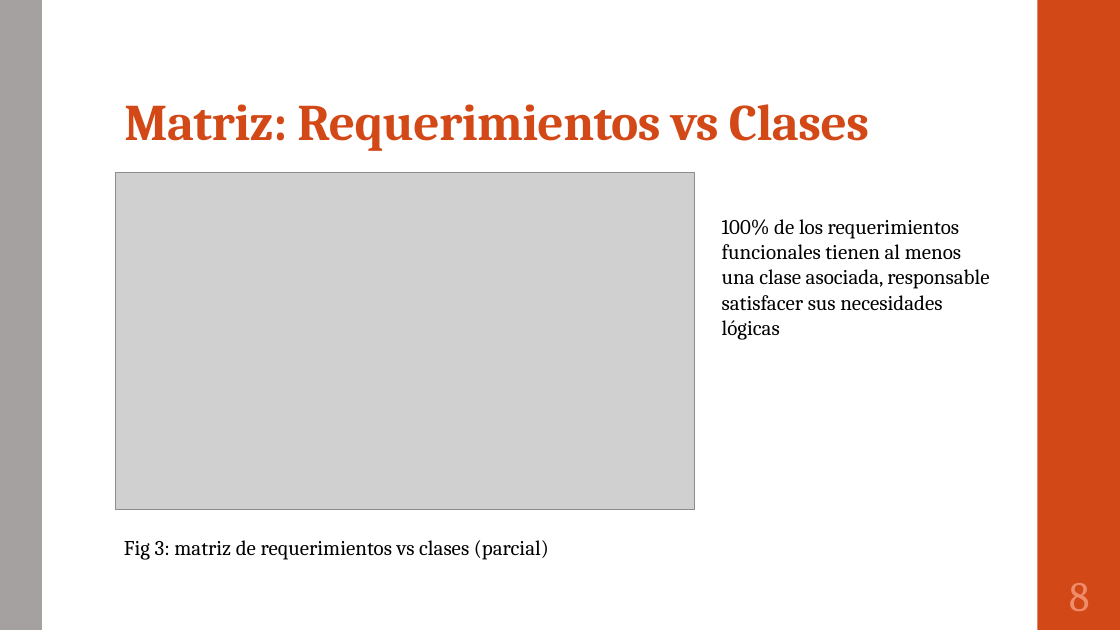
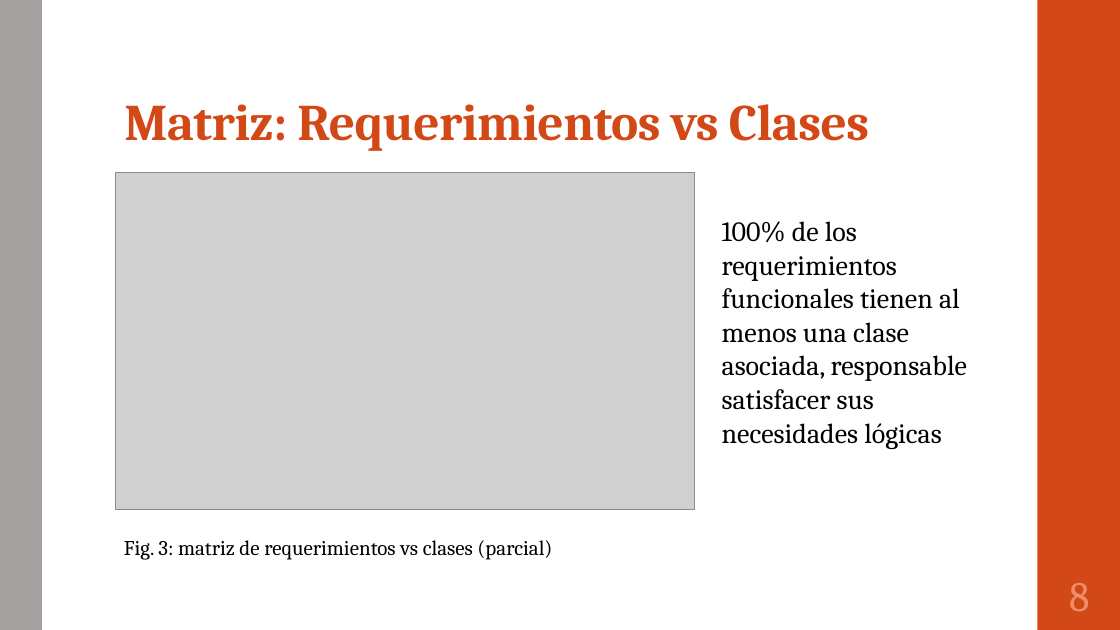
Before and after one commit to portafolio2016/hipocrates, a slide deck: slide 9 of presentación lunes 24 octubre 2016.pptx. Drawn at 1120x630 pixels with LibreOffice and Linux fonts; fonts in the diff are those of the drawing; grey boxes stand for pictures. Boxes give left, top, right and bottom in pixels: in the first picture for what was removed or moved away, otherwise in the second. Text is boxed around its words. In the diff, an @@ line names an element or a change of style, - is before the commit and + after.

```diff
--- a/presentación lunes 24 octubre 2016.pptx
+++ b/presentación lunes 24 octubre 2016.pptx
@@ text "100% de los requerimientos funcionales ..." at [722, 221, 967, 449]: size 18 to 24 pt @@
@@ text at [124, 540, 552, 560]: text changed @@
-Fig 3: matriz de requerimientos vs clases (parcial)
+Fig. 3: matriz de requerimientos vs clases (parcial)
```
Also in this commit, not shown: 12 other slides changed.
